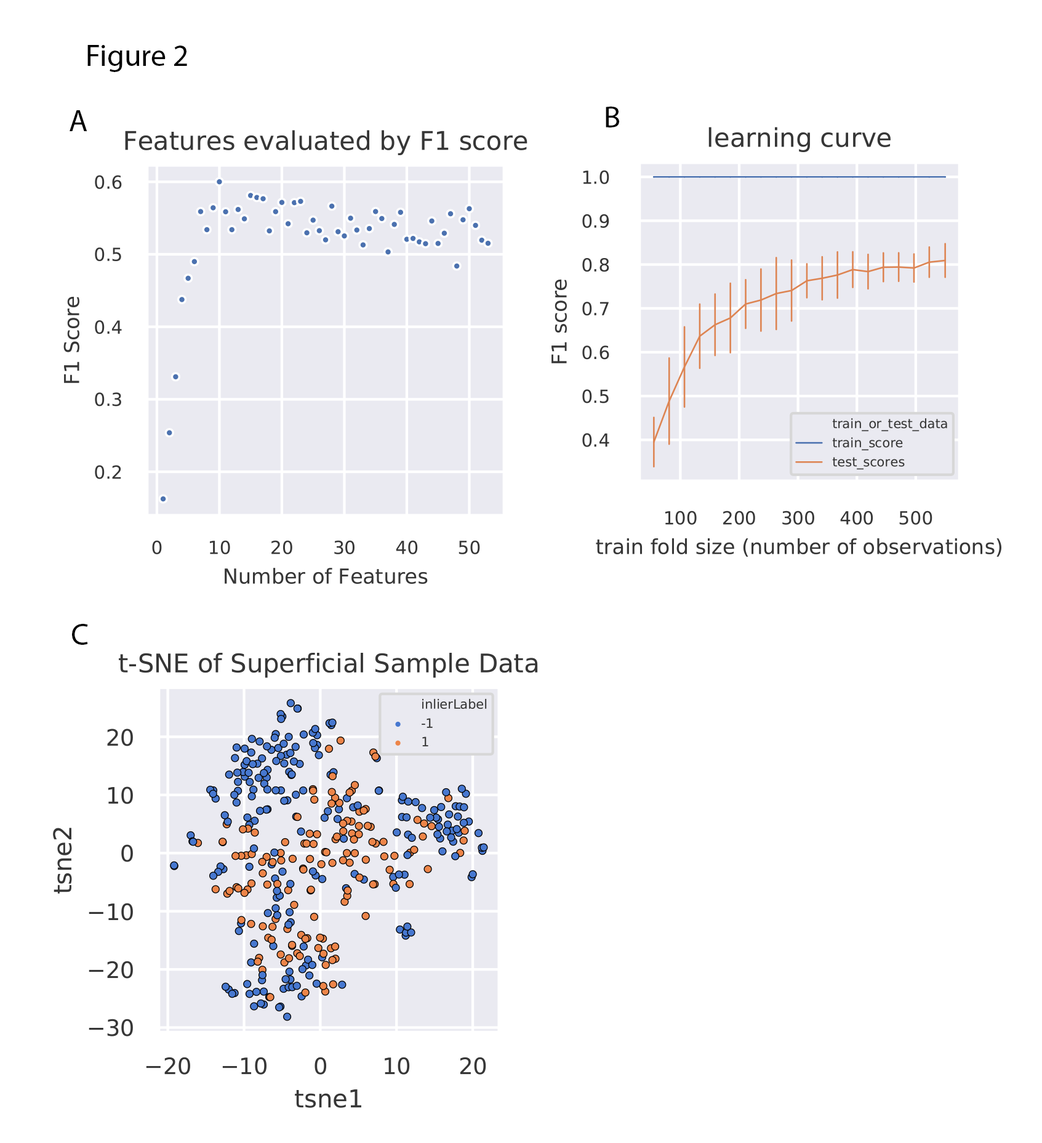
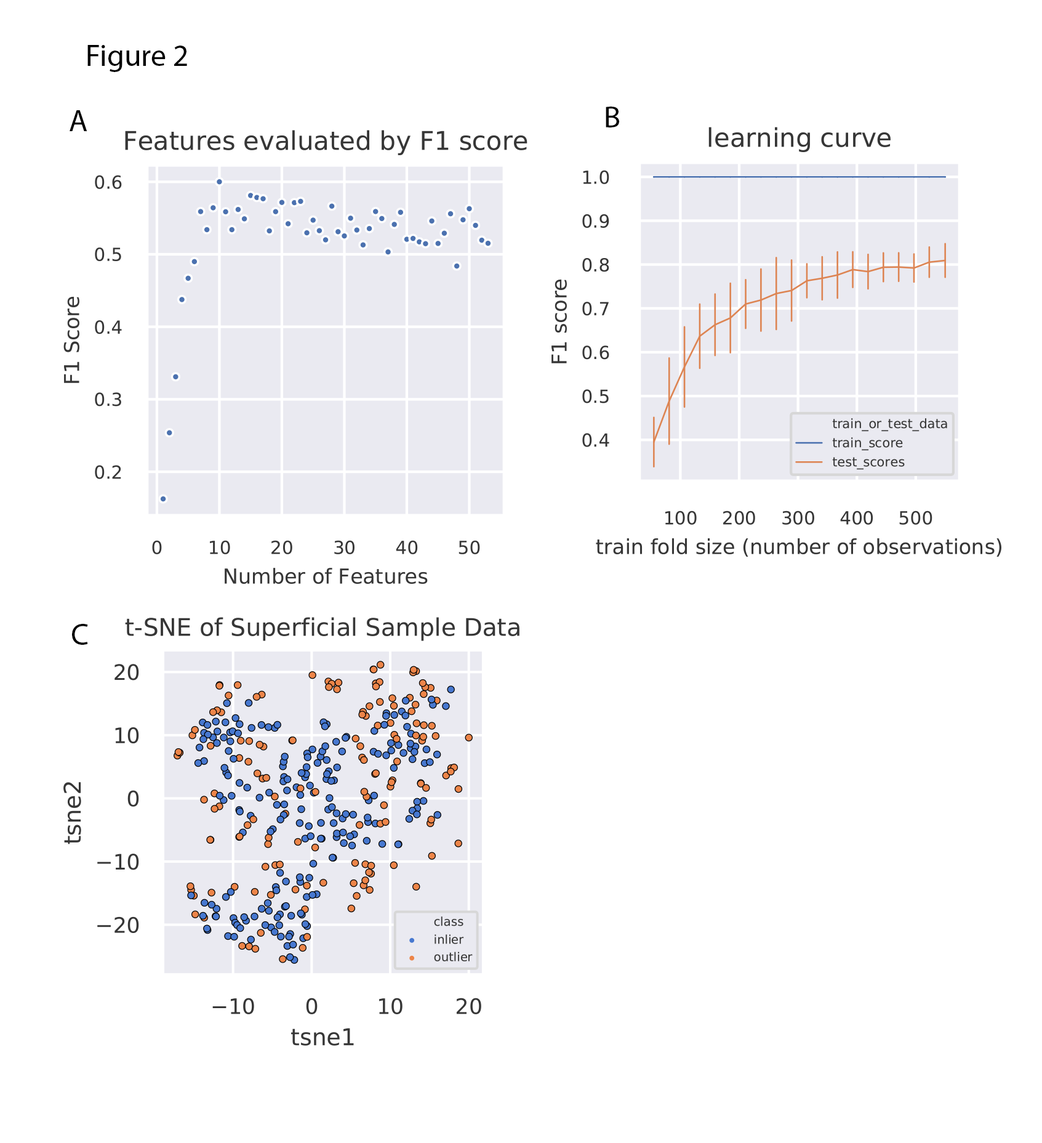
Revision of a layered (1042, 1143) image; what changed, layer by layer:
painted on "outlier_tsne" over [52,616,539,1108]
